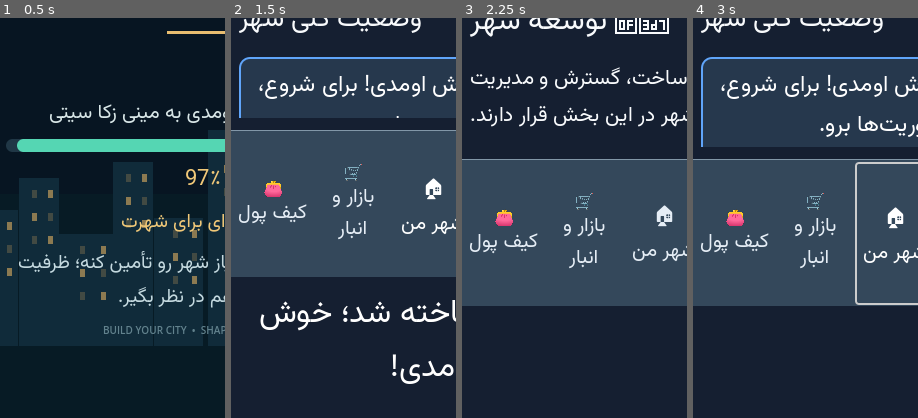
Above: before the commit, frames 1-4 (left to right).
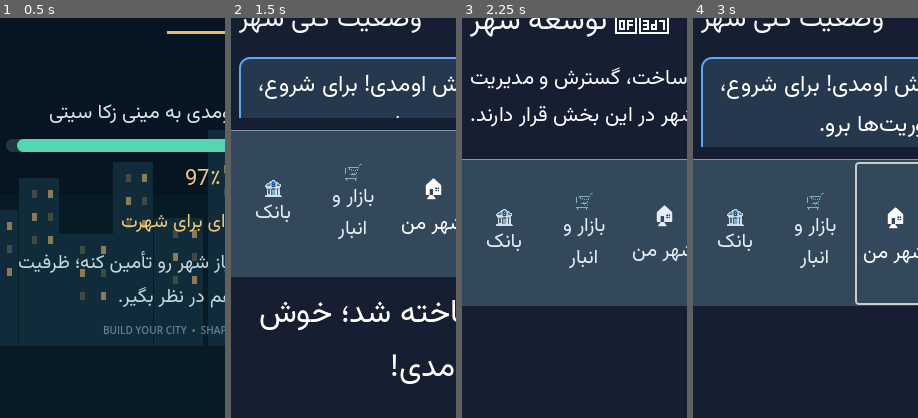
Above: after the commit, the same moments.

Repository: zekainstabot/mini-zeka-city
Game: Godot game, scene res://Main.tscn
Two runs of this game, one before a commit and one after it. Both use one fixed random seed, a clock stepped at 60 frames per second and the inputs below.
Inputs (mouse positions are % of the whole screen's width and height, from its top left):
- Up to frame 1 (0.5 s): no input
- Up to frame 2 (1.5 s): click (50, 54) at 0.52 s; type "12" at 0.6 s; click "رفتن به مأموریت‌ها ←" at 1.25 s
- Up to frame 3 (2.25 s): click "🏗️ توسعه" at 2 s
- Up to frame 4 (3 s): click "🏗️ ساختمان‌ها و ساخت‌وساز" at 2.75 s
The pictures show only the part of the screen within x 5-55%, y 50-100%; the shares and areas given below are measured in that part.

Frame 1 is identical in both runs. In frame 2, 0.8% of the frame differs, in the area x 3-34%, y 40-52%; in frame 3, 0.8%; in frame 4, 0.8%.

Commit message:
Rename wallet navigation to bank and economic affairs

Diff:
--- a/scripts/Main.gd
+++ b/scripts/Main.gd
@@ -1165,7 +1165,7 @@
 		{"id":"missions","icon":"🏆","label":"دستاوردها","page":"missions"},
 		{"id":"home","icon":"🏠","label":"شهر من","page":"home"},
 		{"id":"commerce","icon":"🛒","label":"بازار و انبار","page":"commerce"},
-		{"id":"bank","icon":"👛","label":"کیف پول","page":"bank"}
+		{"id":"bank","icon":"🏦","label":"بانک","page":"bank"}
 	]
 	for entry in entries:
 		var button = Button.new()
@@ -1463,7 +1463,7 @@
 		{"title":"🏗️ توسعه","items":[{"t":"🏗 ساختمان‌ها و ساخت‌وساز","p":"buildings"},{"t":"📈 توسعه شهر و حمل‌ونقل","p":"transport"}]},
 		{"title":"🏆 دستاوردها","items":[{"t":"🎯 مأموریت‌ها و اهداف روزانه","p":"missions"},{"t":"🏅 پیشرفت و دستاوردها","p":"progress"}]},
 		{"title":"🛒 بازار و انبار","items":[{"t":"🛍 خرید و فروش منابع","p":"commerce"},{"t":"📦 مدیریت انبار و تولید","p":"storage"},{"t":"🚚 واردات و صادرات","p":"imports"}]},
-		{"title":"👛 کیف پول","items":[{"t":"🏦 بانک و امور مالی","p":"bank"}]},
+		{"title":"🏦 امور اقتصادی","items":[{"t":"🏦 بانک","p":"bank"}]},
 		{"title":"⚙️ تنظیمات","items":[{"t":"🔊 صدا و موسیقی","action":"open_audio_settings"},{"t":"🎮 تنظیمات بازی","action":"open_game_settings"},{"t":"💾 ذخیره بازی","action":"save_from_menu"},{"t":"🔄 شروع دوباره شهر","action":"confirm_restart_from_menu"},{"t":"❔ راهنمای بازی","action":"open_help"}]}
 	]
 	for group in menu_groups:
